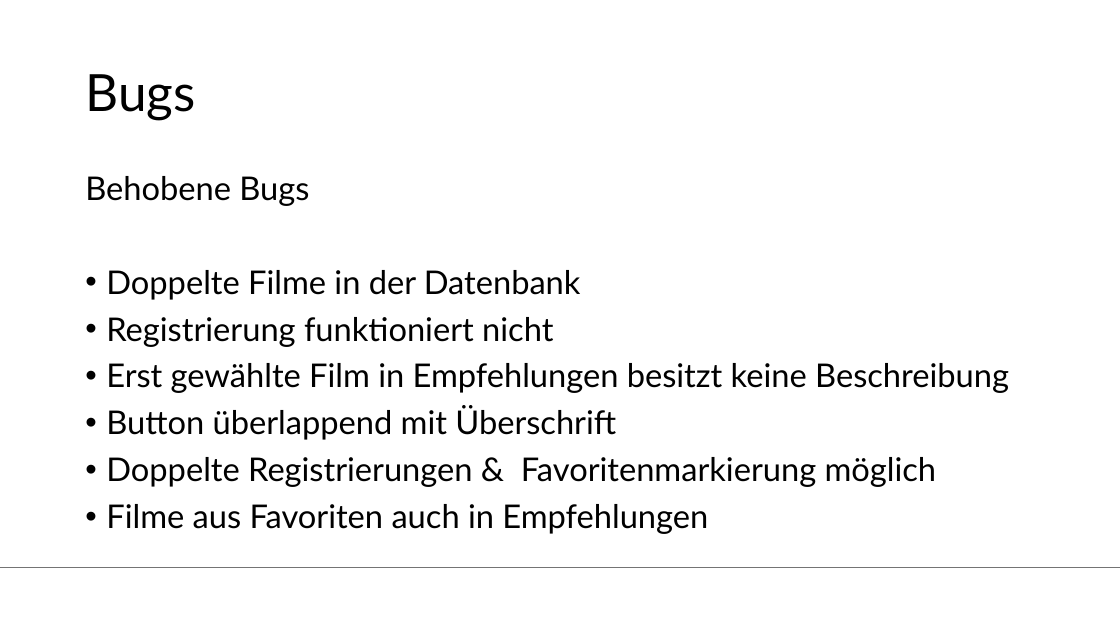
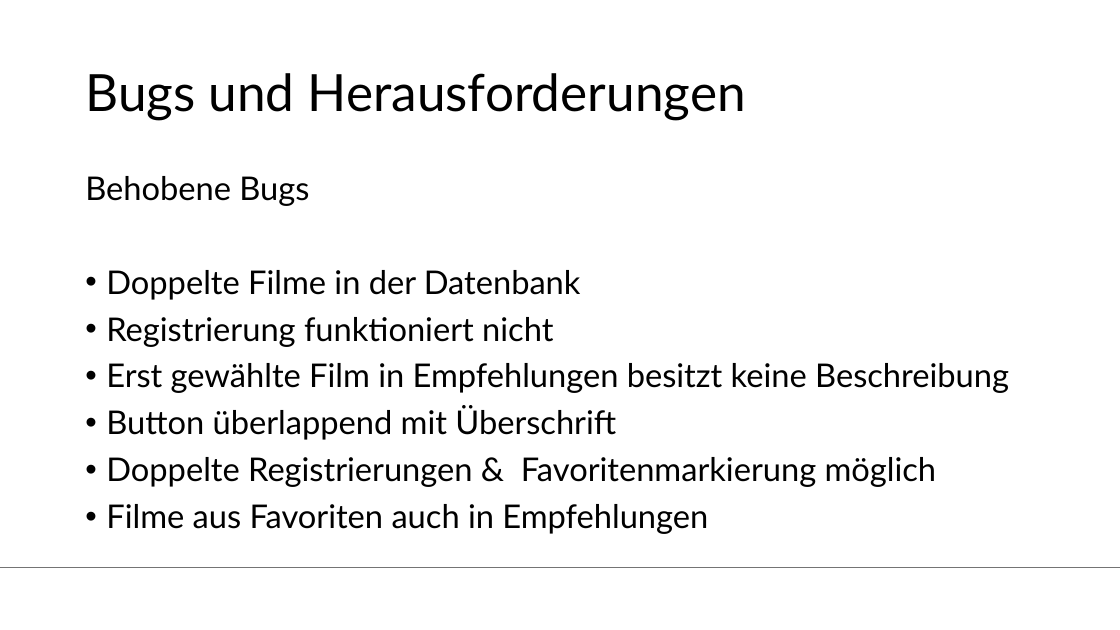
Before and after one commit to Tristan-Bihler/2_Semester_Projekt, a slide deck: slide 6 of Dokumentation/Folien Carina.pptx. Drawn at 1120x630 pixels with LibreOffice and Linux fonts; fonts in the diff are those of the drawing; background and template pictures are left out. Boxes give left, top, right and bottom in pixels: in the first picture for what was removed or moved away, otherwise in the second. Text is boxed around its words. In the diff, an @@ line names an element or a change of style, - is before the commit and + after.

```diff
--- a/Dokumentation/Folien Carina.pptx
+++ b/Dokumentation/Folien Carina.pptx
@@ title at (85, 73, 746, 120): text changed @@
-Bugs
+Bugs und Herausforderungen
```
Also in this commit, not shown: 2 other slides changed, 1 slide added.
